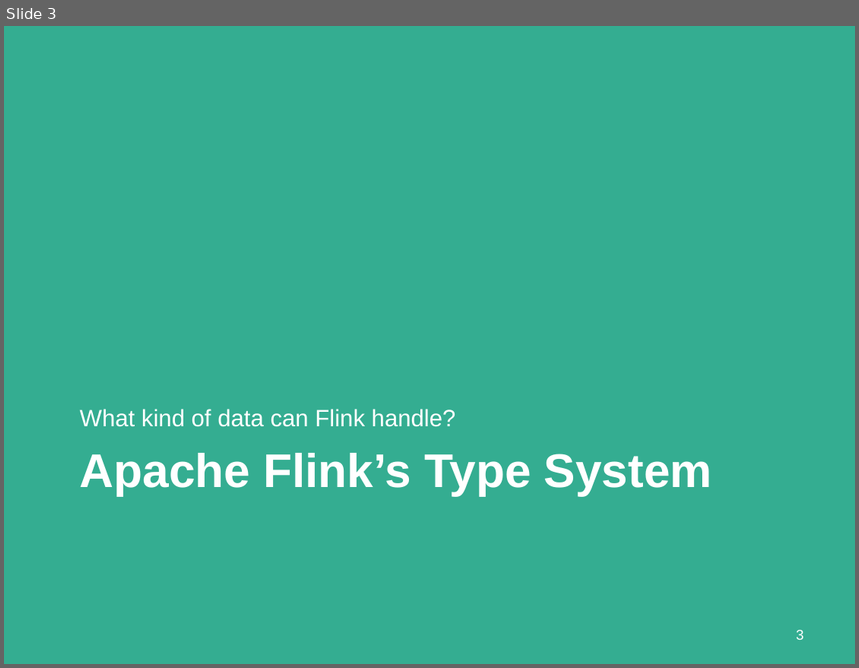
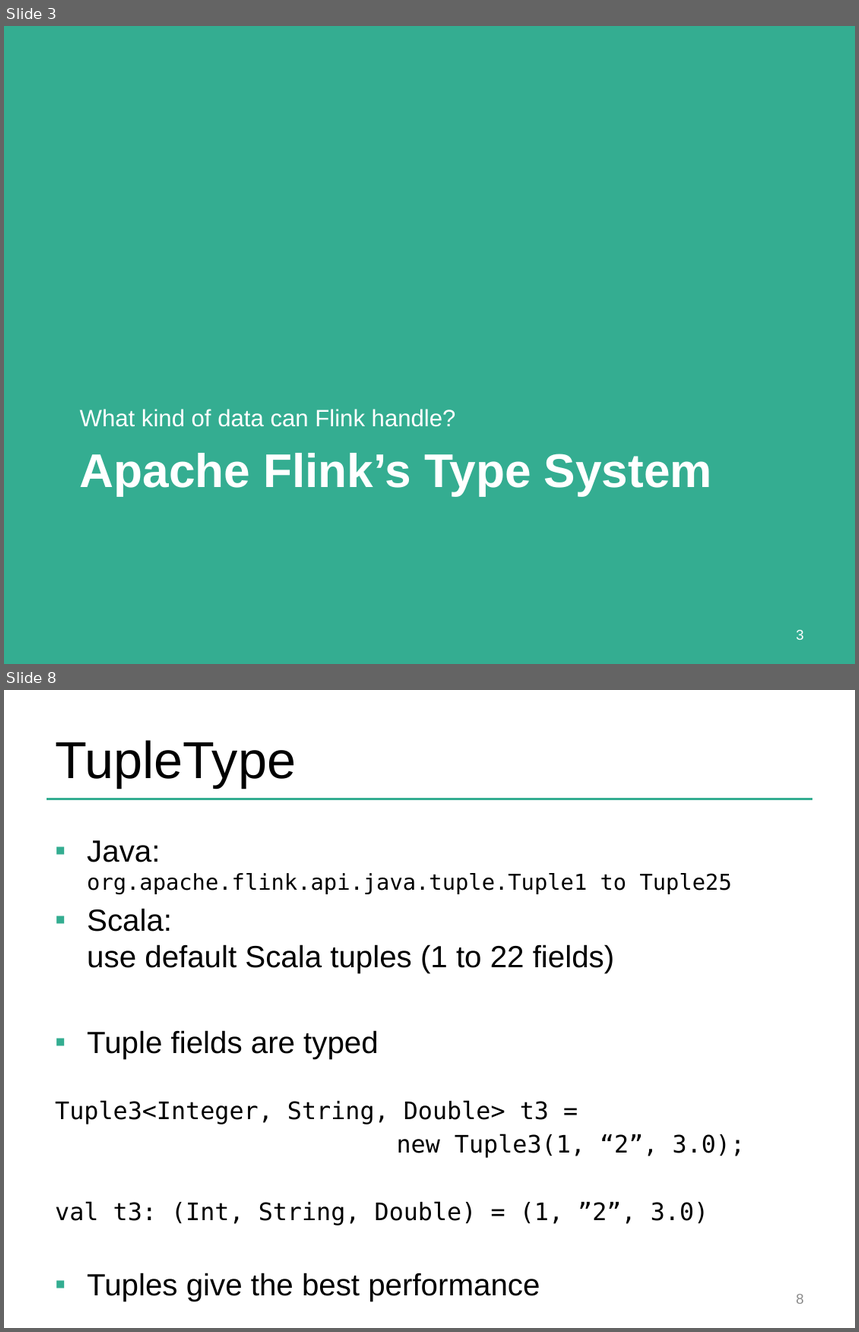
Before and after one commit to dataArtisans/flink-training-web, a slide deck: slides/flink_batch_advanced.pptx. Shown one above the other, each under a label of ours: slide 3 before the commit, slides 3 and 8 after it; the slides between them are not shown. The pictures are 859x668 and 859x1332 pixels, drawn with LibreOffice and Linux fonts; fonts in the diff are those of the drawing; background and template pictures are left out. Boxes give left, top, right and bottom in pixels: in the first picture for what was removed or moved away, otherwise in the second. Text is boxed around its words. In the diff, an @@ line names an element or a change of style, - is before the commit and + after.

```diff
--- a/slides/flink_batch_advanced.pptx
+++ b/slides/flink_batch_advanced.pptx
@@ slide 8 added at (x1=4, y1=690, x2=855, y2=1328), background #FFFFFF @@
@@ title added at (x1=55, y1=740, x2=296, y2=787), 44 pt, text #000000 @@
+TupleType
@@ line added from (47, 799) to (813, 799), #34AD91 2 pt @@
@@ text added at (x1=55, y1=840, x2=746, y2=1302), 25.9 pt, text #000000 @@
+▪ Java:
+  org.apache.flink.api.java.tuple.Tuple1 to Tuple25
+▪ Scala:
+  use default Scala tuples (1 to 22 fields)
+▪ Tuple fields are typed
+Tuple3<Integer, String, Double> t3 =
+  new Tuple3(1, “2”, 3.0);
+  val t3: (Int, String, Double) = (1, ”2”, 3.0)
+  ▪ Tuples give the best performance
@@ page number added at (x1=796, y1=1294, x2=804, y2=1304), 12 pt, text #8C8C8C @@
+8
```
Also in this commit, not shown: 3 slides changed, 10 other slides added, 23 slides removed, 1 other file.
